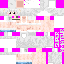
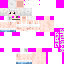
Layer changes from the first 64 × 64 image to the second:
hid "wear" over [0, 0, 64, 64]
painted on "shoos" over [16, 20, 41, 32]
painted on "underware" over [16, 20, 41, 32]
